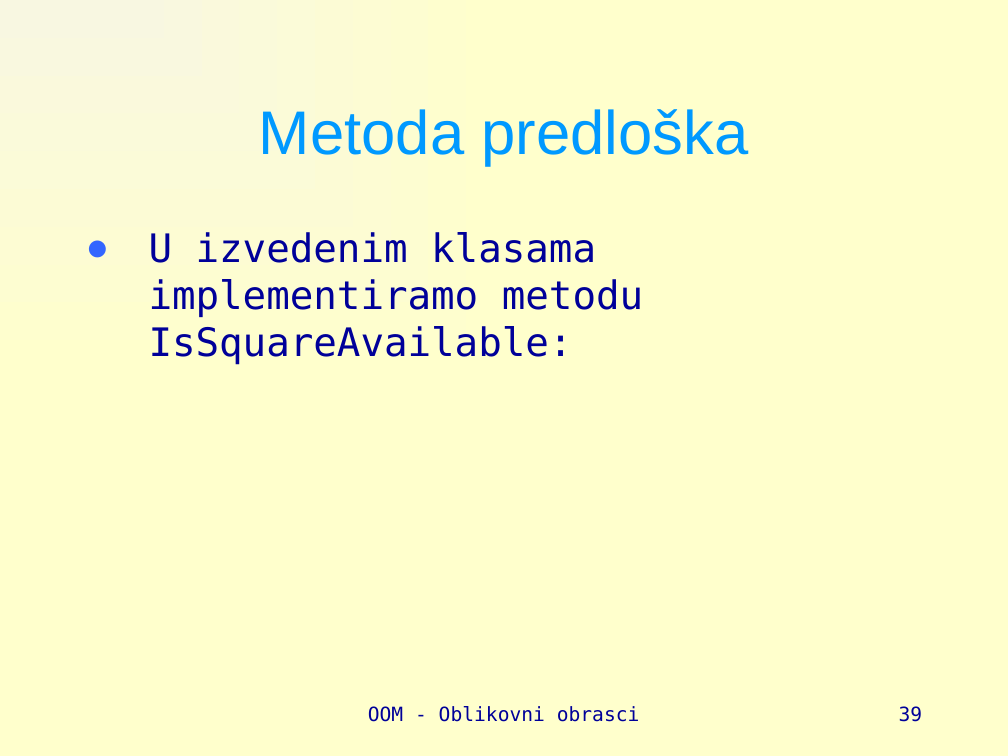
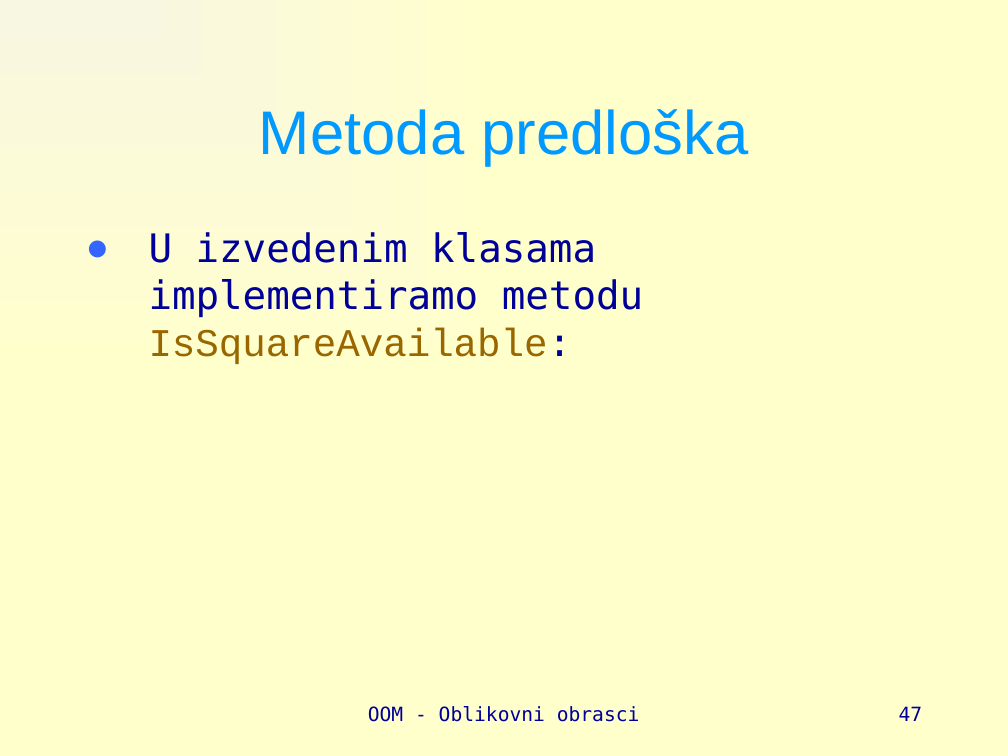
Before and after one commit to vsite-oom/DesignPatterns, a slide deck: slide 47 of docs/Design patterns.pptx (slide 39 before the commit). Drawn at 1008x756 pixels with LibreOffice and Linux fonts; fonts in the diff are those of the drawing. Boxes give left, top, right and bottom in pixels: in the first picture for what was removed or moved away, otherwise in the second. Text is boxed around its words. In the diff, an @@ line names an element or a change of style, - is before the commit and + after.

```diff
--- a/docs/Design patterns.pptx
+++ b/docs/Design patterns.pptx
@@ text "U izvedenim klasama implementiramo metodu ..." at [149,232,643,364]: font DejaVu Sans Mono to Courier New, text colour #000099 to #996600 in "IsSquareAvailable:" @@
@@ page number at [899,706,923,721]: text changed @@
-39
+47
```
Also in this commit, not shown: 12 other slides changed, 8 slides added, 19 other files.
